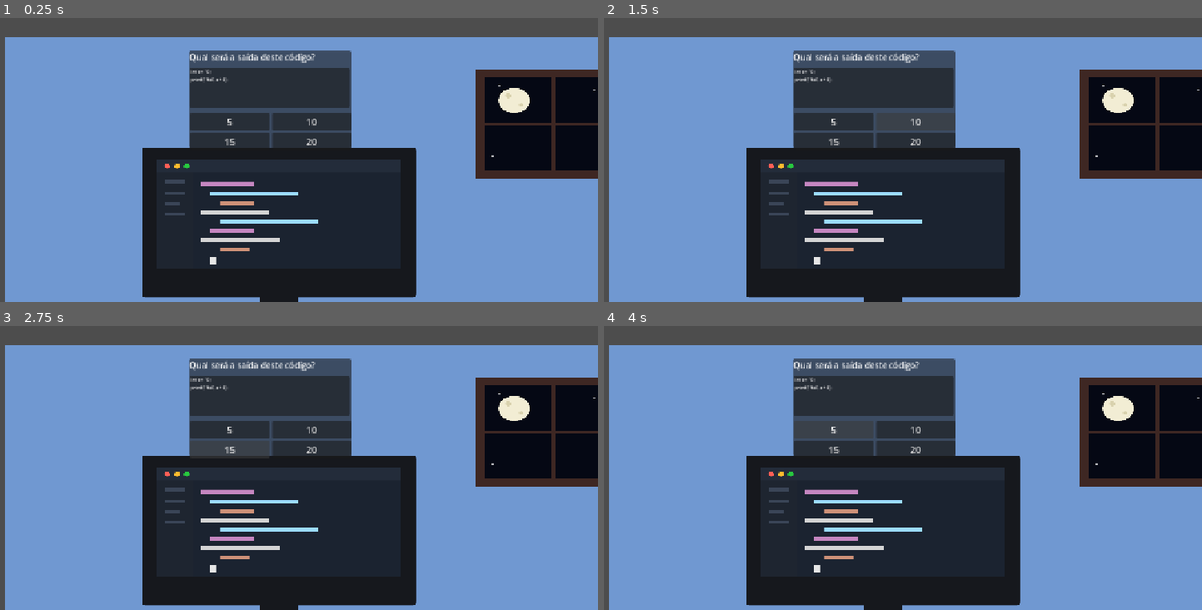
Above: before the commit, frames 1-4 (two rows, left to right).
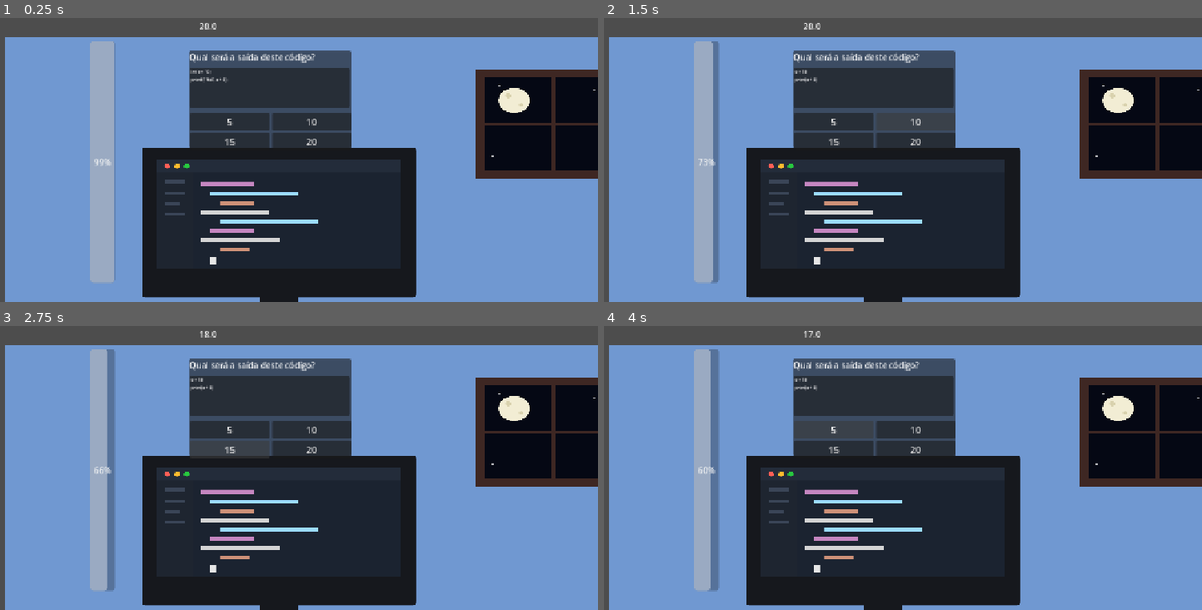
Above: after the commit, the same moments.

Repository: SiriusVe/crazy-in-codes
Game: Godot game, scene res://Scenes/fase_1.tscn
The game is run twice, just before and just after one commit, with the same random seed, the same clock (stepped at 60 frames per second) and the same inputs.
Inputs:
- Up to frame 1 (0.25 s): no input
- Up to frame 2 (1.5 s): click "5" at 0.5 s; click "10" at 1.25 s
- Up to frame 3 (2.75 s): click "15" at 2 s
- Up to frame 4 (4 s): click "20" at 2.75 s; click "5" at 3.5 s

The runs differ from the first frame. In frame 1, 3.7% of the frame differs, in the area x 15-37%, y 1-93%; in frame 2, 3.8%; in frame 3, 3.8%, in the area x 15-39%, y 1-94%; in frame 4, 3.8%.

Commit message:
Atualização Script fase1

Diff:
--- a/Scenes/fase_1.tscn
+++ b/Scenes/fase_1.tscn
@@ -108,3 +108,18 @@
 size_flags_vertical = 3
 theme_override_font_sizes/font_size = 18
 text = "Error"
+
+[node name="Timertxt" type="Label" parent="QuizUI/QuestionPanel" unique_id=681253588]
+layout_mode = 0
+offset_left = 19.0
+offset_top = -59.0
+offset_right = 59.0
+offset_bottom = -36.0
+
+[node name="MentalBar" type="ProgressBar" parent="QuizUI" unique_id=2008913581]
+layout_mode = 0
+offset_left = 165.0
+offset_top = 6.0
+offset_right = 212.0
+offset_bottom = 470.0
+value = 100.0
--- a/Scripts/fase_1.gd
+++ b/Scripts/fase_1.gd
@@ -8,8 +8,16 @@
 @onready var c: Button = $QuizUI/QuestionPanel/Answers/C
 @onready var d: Button = $QuizUI/QuestionPanel/Answers/D
 
+@onready var mental_bar: ProgressBar = $QuizUI/MentalBar
+@onready var timer_txt: Label = $QuizUI/QuestionPanel/Timertxt
+
+
+var mental = 100.00
 var questao_atual = 0
-
+var time = 20.0
+var timeR = 20.0
+var error = 10.0
+var fim_questao = false
 
 var questoes = [
 	{
@@ -24,6 +32,7 @@
 		],
 		"correta": 2
 	},
+
 	{
 		"linguagem": "Python",
 		"pergunta": "Qual será a saída deste código?",
@@ -39,6 +48,7 @@
 ]
 
 func mostrar_questao():
+	timeR = time
 	var questao = questoes[questao_atual]
 
 	question_txt.text = questao["pergunta"]
@@ -49,5 +59,60 @@
 	c.text =  questao["alternativas"][2]
 	d.text =  questao["alternativas"][3]
 
+	timer_txt.text = str(ceil(timeR))
+
+func verificar_resposta(resposta: int):
+	if fim_questao:
+		return
+
+	fim_questao = true
+
+	var questao = questoes[questao_atual]
+	if resposta == questao["correta"]:
+		print("Resposta Correta")
+	else:
+		print("Resposta Incorreta")
+		mental -= error
+		mental = max(mental, 0.0)
+		mental_bar.value = mental
+
+	proxima_questao()
+
+func proxima_questao():
+	questao_atual += 1
+
+	if questao_atual >= questoes.size():
+		print("Fim questoes")
+		return
+
+	fim_questao = false
+	mostrar_questao()
+
+	print("Nova questão! Timer:", timeR)
+
 func _ready():
 	mostrar_questao()
+	a.pressed.connect(func(): verificar_resposta(0))
+	b.pressed.connect(func(): verificar_resposta(1))
+	c.pressed.connect(func(): verificar_resposta(2))
+	d.pressed.connect(func(): verificar_resposta(3))
+
+
+func _process(delta):
+	timeR -= delta
+	timer_txt.text = str(ceil(timeR))
+	mental -= (100.0 / time) * delta
+	mental = max(mental, 0.0)
+	mental_bar.value = mental
+
+	if timeR <= 0.0 and not fim_questao:
+		timeR = 0.0
+		fim_questao = true
+
+		print("Tempo esgotado!")
+
+		mental -= error
+		mental = max(mental, 0.0)
+		mental_bar.value = mental
+
+		proxima_questao()
